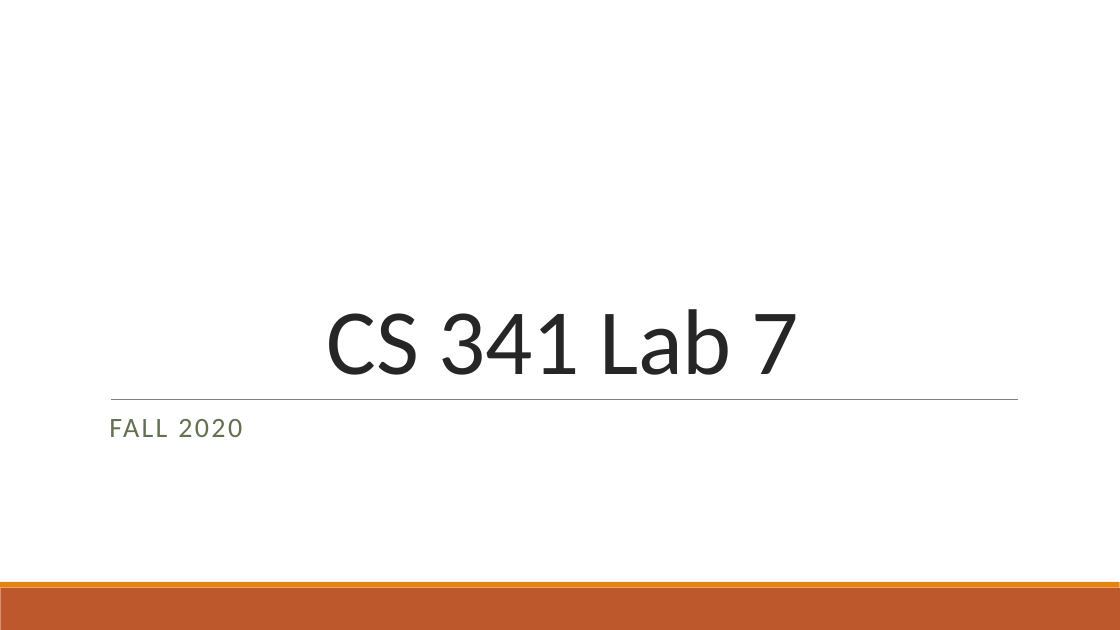
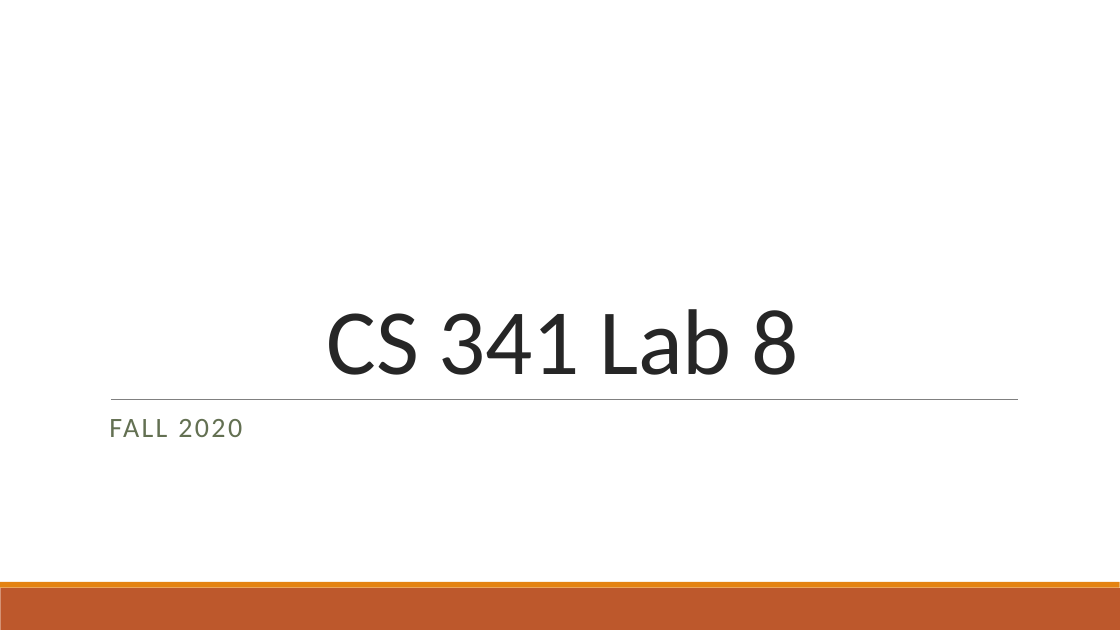
Before and after one commit to RyanZurrin/cs341, a slide deck: slide 1 of Lab 8/CS 341 Lab 8.pptx. Drawn at 1120x630 pixels with LibreOffice and Linux fonts; fonts in the diff are those of the drawing. Boxes give left, top, right and bottom in pixels: in the first picture for what was removed or moved away, otherwise in the second. Text is boxed around its words. In the diff, an @@ line names an element or a change of style, - is before the commit and + after.

```diff
--- a/Lab 8/CS 341 Lab 8.pptx
+++ b/Lab 8/CS 341 Lab 8.pptx
@@ title at (327, 309, 798, 375): text changed @@
-CS 341 Lab 7
+CS 341 Lab 8
```
Also in this commit, not shown: 1 other slide changed.
